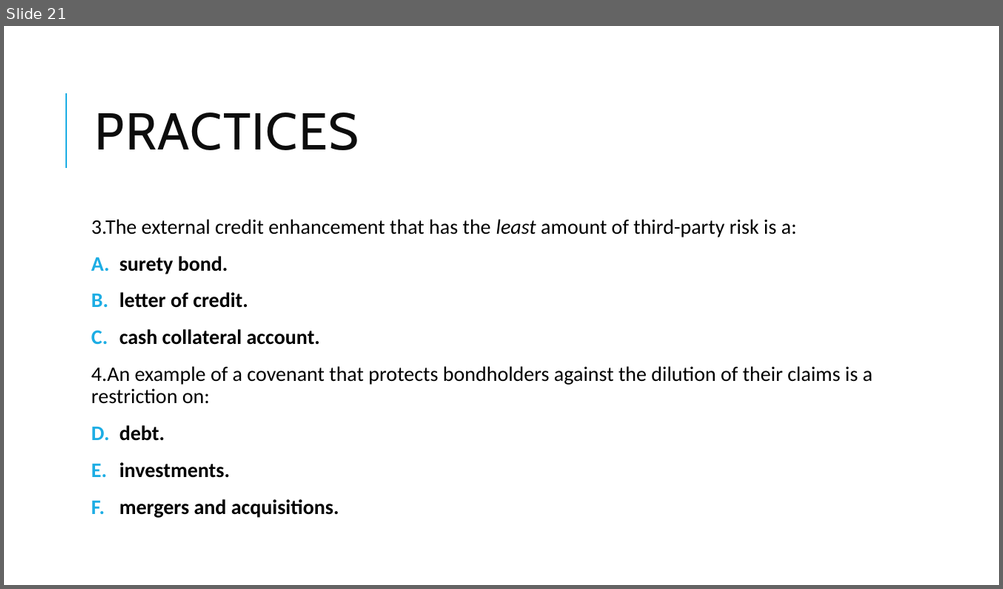
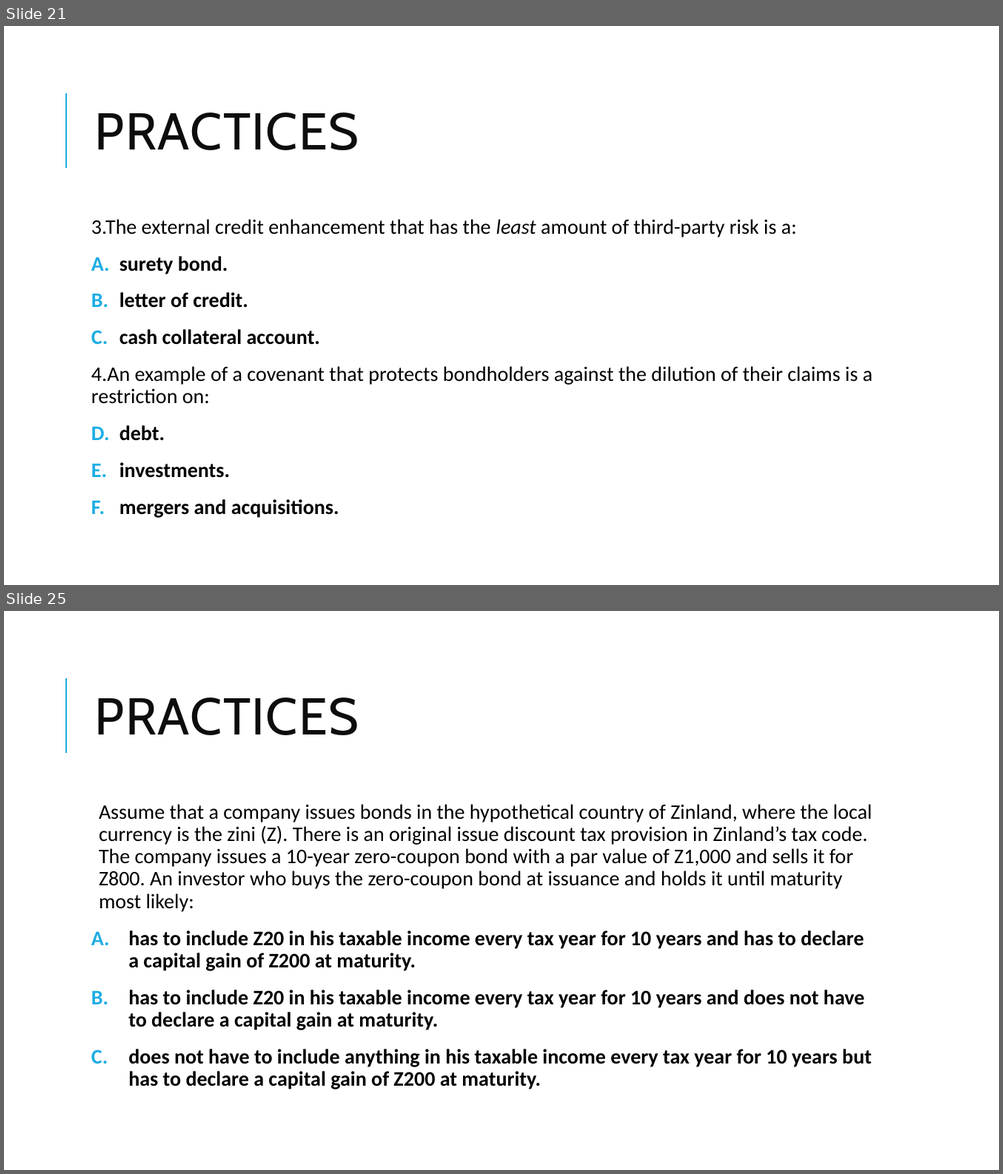
Before and after one commit to Isco0530/data, a slide deck: Fixed Income.pptx. Shown one above the other, each under a label of ours: slide 21 before the commit, slides 21 and 25 after it; the slides between them are not shown. The pictures are 1003x589 and 1003x1174 pixels, drawn with LibreOffice and Linux fonts; fonts in the diff are those of the drawing; background and template pictures are left out. Boxes give left, top, right and bottom in pixels: in the first picture for what was removed or moved away, otherwise in the second. Text is boxed around its words. In the diff, an @@ line names an element or a change of style, - is before the commit and + after.

```diff
--- a/Fixed Income.pptx
+++ b/Fixed Income.pptx
@@ slide 25 added at (x1=4, y1=611, x2=999, y2=1170), background #FFFFFF @@
@@ line added from (66, 753) to (66, 678), #1CADE4 1.5 pt @@
@@ title added at (x1=95, y1=698, x2=358, y2=735), 50 pt, text #0D0D0D @@
+PRACTICES
@@ text added at (x1=99, y1=804, x2=872, y2=1090), 20 pt, text #000000 @@
+  Assume that a company issues bonds in the hypothetical country of Zinland, where the local currency is the zini (Z). There is an original issue discount tax provision in Zinland’s tax code. The company issues a 10-year zero-coupon bond with a par value of Z1,000 and sells it for Z800. An investor who buys the zero-coupon bond at issuance and holds it until maturity most likely:
+A. has to include Z20 in his taxable income every tax year for 10 years and has to declare a capital gain of Z200 at maturity.
+B. has to include Z20 in his taxable income every tax year for 10 years and does not have to declare a capital gain at maturity.
+C. does not have to include anything in his taxable income every tax year for 10 years but has to declare a capital gain of Z200 at maturity.
```
Also in this commit, not shown: 3 other slides added.
